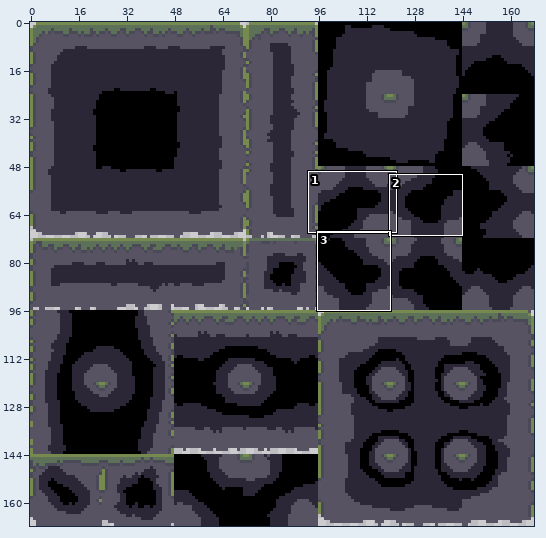
Two states of a sprite sheet, Assets/Sprites/Tileset/Dirt_Basic2.png. The picture above shows the old version from afar; the outline marks the close-up.
Close-up. First the earlier version:
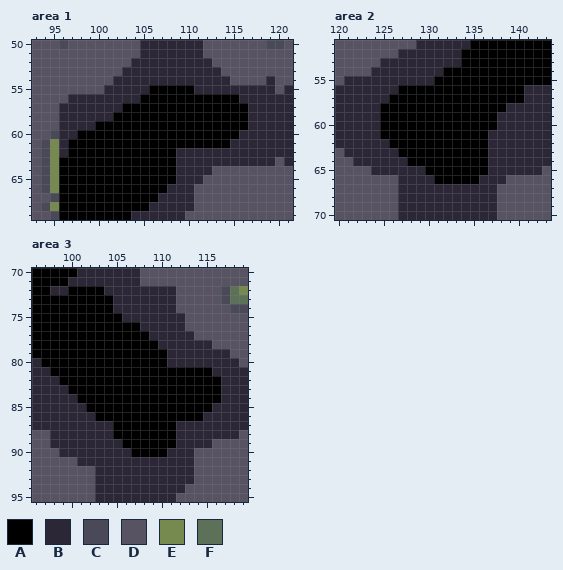
The file is 168x168 pixels. Shown: area 1: x 93..121, y 50..69; area 2: x 120..143, y 51..70; area 3: x 96..119, y 70..95. The commit also changed other parts of the picture, which this record leaves out.
Palette (. is transparent): A #000000  B #2c2737  C #494957  D #585363  E #76894f  F #5c7158
Pixels before, area 1, first column x 93:
50 DDDCDDDDDDDDBBBBBBBDDDDDDDCCD
51 DDDDDDDDDDDDBBBBBBBDDDDDDDDDD
52 DDDDDDDDDDDBBBBBBBBBDDDDDDDDD
53 DDDDDDDDDDBBBBBBBBBBBDDDDDDDD
54 DDDDDDDDDBBBBBBBBBBBBBDDDDBDD
55 DDDDDDDDBBBBBAAAAABBBBBBBBBDB
56 DDDDBBBBBBBBAAAAAAAAAAABBBBBB
57 DDDBBBBBBBAAAAAAAAAAAAAABBBBB
58 DDDBBBBBBAAAAAAAAAAAAAAABBBBB
59 DDDBBBBAAAAAAAAAAAAAAAAABBBBB
60 DDCBBAAAAAAAAAAAAAAAAAABBBBBB
61 DCEBAAAAAAAAAAAAAAAAAABBBBBBB
62 DCEBAAAAAAAAAAAABBBBBBBBBBBBB
63 DCEAAAAAAAAAAAAABBBBBBBBBBBDB
64 DCEAAAAAAAAAAAAABBBBDDDDDDDDD
65 DCEAAAAAAAAAAAAABBBDDDDDDDDDD
66 DCEAAAAAAAAAAAABBBDDDDDDDDDDD
67 DDCAAAAAAAAAAABBBBDDDDDDDDDDD
68 DCEAAAAAAAAAABBBBBDDDDDDDDDDD
69 DDCAAAAAAAABBBBBBDDDDDDDDDDDD
Pixels before, area 2, first column x 120:
51 DDDDDDDDDBBBBBBAAAAAAAAA
52 DDDDDDDBBBBBBBAAAAAAAAAA
53 DDDDDBBBBBBBBBAAAAAAAAAA
54 DDDDBBBBBBBBAAAAAAAAAAAA
55 DBBBBBBBBBBAAAAAAAAAAAAA
56 BBBBBBBAAAAAAAAAAAAAABBB
57 BBBBBBAAAAAAAAAAAAAAABBB
58 BBBBBAAAAAAAAAAAAAABBBBB
59 BBBBBAAAAAAAAAAAAABBBBBB
60 BBBBBAAAAAAAAAAAAABBBBBB
61 BBBBBAAAAAAAAAAAABBBBBBB
62 BBBBBBAAAAAAAAAAABBBBBBB
63 DBBBBBBAAAAAAAAAABBBBBBB
64 DDBBBBBBAAAAAAAAABBBBBBB
65 DDDDBBBBBBAAAAAAABBBBBBD
66 DDDDDDDBBBBAAAAABBBDDDDD
67 DDDDDDDBBBBBBBBBBBDDDDDD
68 DDDDDDDBBBBBBBBBBBDDDDDD
69 DDDDDDDBBBBBBBBBBBDDDDDD
70 DDDDDDDBBBBBBBBBBBDDDDDD
Pixels before, area 3, first column x 96:
70 AAAAABBBBBBBDDDDDDDDDDDD
71 AAAABBBBBBBBDDDDDDDDDDDD
72 AABBAAAABBBBBBBBDDDDDCFE
73 AAAAAAAAABBBBBBBDDDDDCFF
74 AAAAAAAAABBBBBBBDDDDDDCC
75 AAAAAAAAAABBBBBBBDDDDDDD
76 AAAAAAAAAAAABBBBBDDDDDDD
77 AAAAAAAAAAAAABBBBBDDDDDD
78 AAAAAAAAAAAAAABBBBBBDDDD
79 AAAAAAAAAAAAAAABBBBBBBDD
80 BAAAAAAAAAAAAAABBBBBBBBD
81 BBAAAAAAAAAAAAAAAAAABBBB
82 BBBAAAAAAAAAAAAAAAAAABBB
83 BBBBAAAAAAAAAAAAAAAAABBB
84 BBBBBAAAAAAAAAAAAAAAABBB
85 BBBBBBAAAAAAAAAAAAAABBBB
86 BBBBBBBAAAAAAAAAAAABBBBB
87 BBBBBBBBBAAAAAAABBBBBBBB
88 DDBBBBBBBAAAAAAABBBBBBBD
89 DDBBBBBBBBAAAAAABBBBDDDD
90 DDDBBBBBBBBAAAABBBDDDDDD
91 DDDDDBBBBBBBBBBBBBDDDDDD
92 DDDDDDDBBBBBBBBBBBDDDDDD
93 DDDDDDDBBBBBBBBBBBDDDDDD
94 DDDDDDDBBBBBBBBBBDDDDDDD
95 DDDDDDDBBBBBBBBBDDDDDDDD
New version:
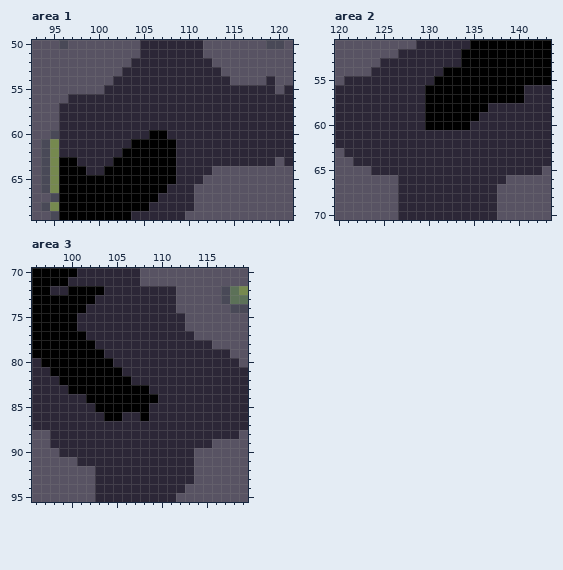
The exact change:
Area 1:
y 55: x 106..110 AAAAA -> BBBBB
y 56: x 105..115 AAAAAAAAAAA -> BBBBBBBBBBB
y 57: x 103..116 AAAAAAAAAAAAAA -> BBBBBBBBBBBBBB
y 58: x 102..116 AAAAAAAAAAAAAAA -> BBBBBBBBBBBBBBB
y 59: x 100..116 AAAAAAAAAAAAAAAAA -> BBBBBBBBBBBBBBBBB
y 60: x 98..105 AAAAAAAA -> BBBBBBBB; x 108..115 AAAAAAAA -> BBBBBBBB
y 61: x 97..103 AAAAAAA -> BBBBBBB; x 109..114 AAAAAA -> BBBBBB
y 62: x 97..102 AAAAAA -> BBBBBB
y 63: x 98..101 AAAA -> BBBB
y 64: x 99..100 AA -> BB
Area 2:
y 56: x 127..129 AAA -> BBB
y 57: x 126..129 AAAA -> BBBB
y 58: x 125..129 AAAAA -> BBBBB; x 137..138 AA -> BB
y 59: x 125..129 AAAAA -> BBBBB; x 136..137 AA -> BB
y 60: x 125..129 AAAAA -> BBBBB; x 135..137 AAA -> BBB
y 61: x 125..136 AAAAAAAAAAAA -> BBBBBBBBBBBB
y 62: x 126..136 AAAAAAAAAAA -> BBBBBBBBBBB
y 63: x 127..136 AAAAAAAAAA -> BBBBBBBBBB
y 64: x 128..136 AAAAAAAAA -> BBBBBBBBB
y 65: x 130..136 AAAAAAA -> BBBBBBB
y 66: x 131..135 AAAAA -> BBBBB
Area 3:
y 73: x 103..104 AA -> BB
y 74: x 102..104 AAA -> BBB
y 75: x 101..105 AAAAA -> BBBBB
y 76: x 101..107 AAAAAAA -> BBBBBBB
y 77: x 102..108 AAAAAAA -> BBBBBBB
y 78: x 103..109 AAAAAAA -> BBBBBBB
y 79: x 104..110 AAAAAAA -> BBBBBBB
y 80: x 105..110 AAAAAA -> BBBBBB
y 81: x 106..115 AAAAAAAAAA -> BBBBBBBBBB
y 82: x 107..116 AAAAAAAAAA -> BBBBBBBBBB
y 83: x 109..116 AAAAAAAA -> BBBBBBBB
y 84: x 101 A -> B; x 110..116 AAAAAAA -> BBBBBBB
y 85: x 102 A -> B; x 109..115 AAAAAAA -> BBBBBBB
y 86: x 103 A -> B; x 106..107 AA -> BB; x 109..114 AAAAAA -> BBBBBB
y 87..88: x 105..111 AAAAAAA -> BBBBBBB
y 89: x 106..111 AAAAAA -> BBBBBB
y 90: x 107..110 AAAA -> BBBB
Changed places in both close-ups, as pixel boxes (x1, y1, x2, y2):
changed: (68, 85, 248, 175)
changed: (380, 85, 506, 184)
changed: (77, 295, 221, 457)
